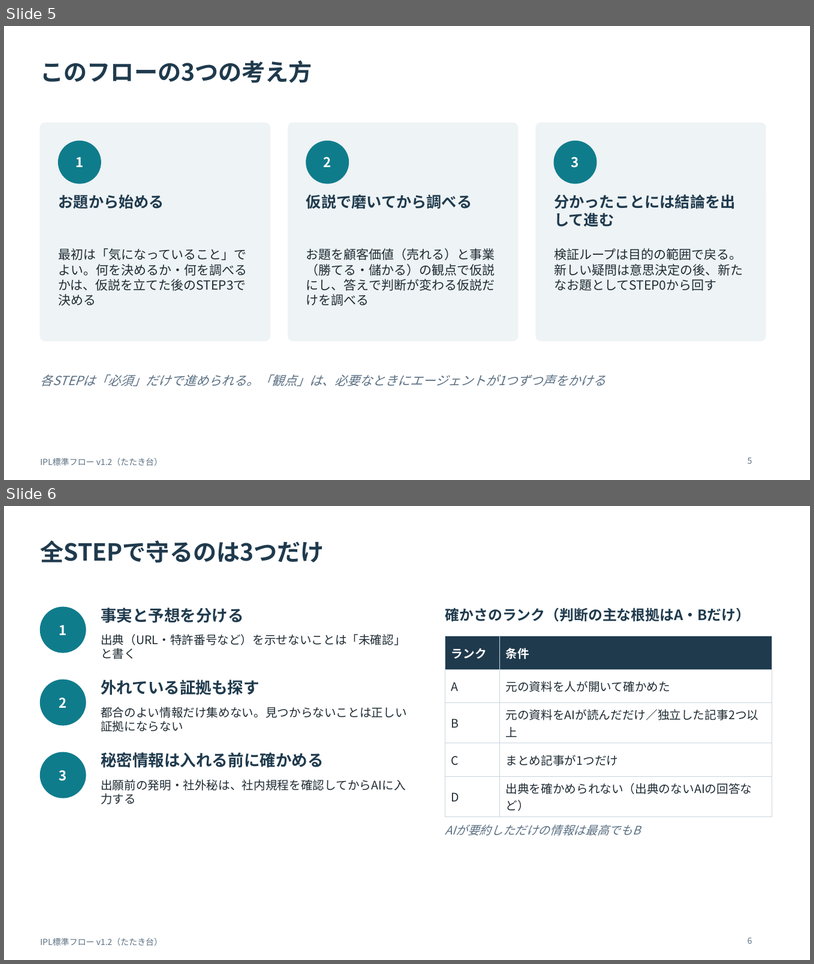
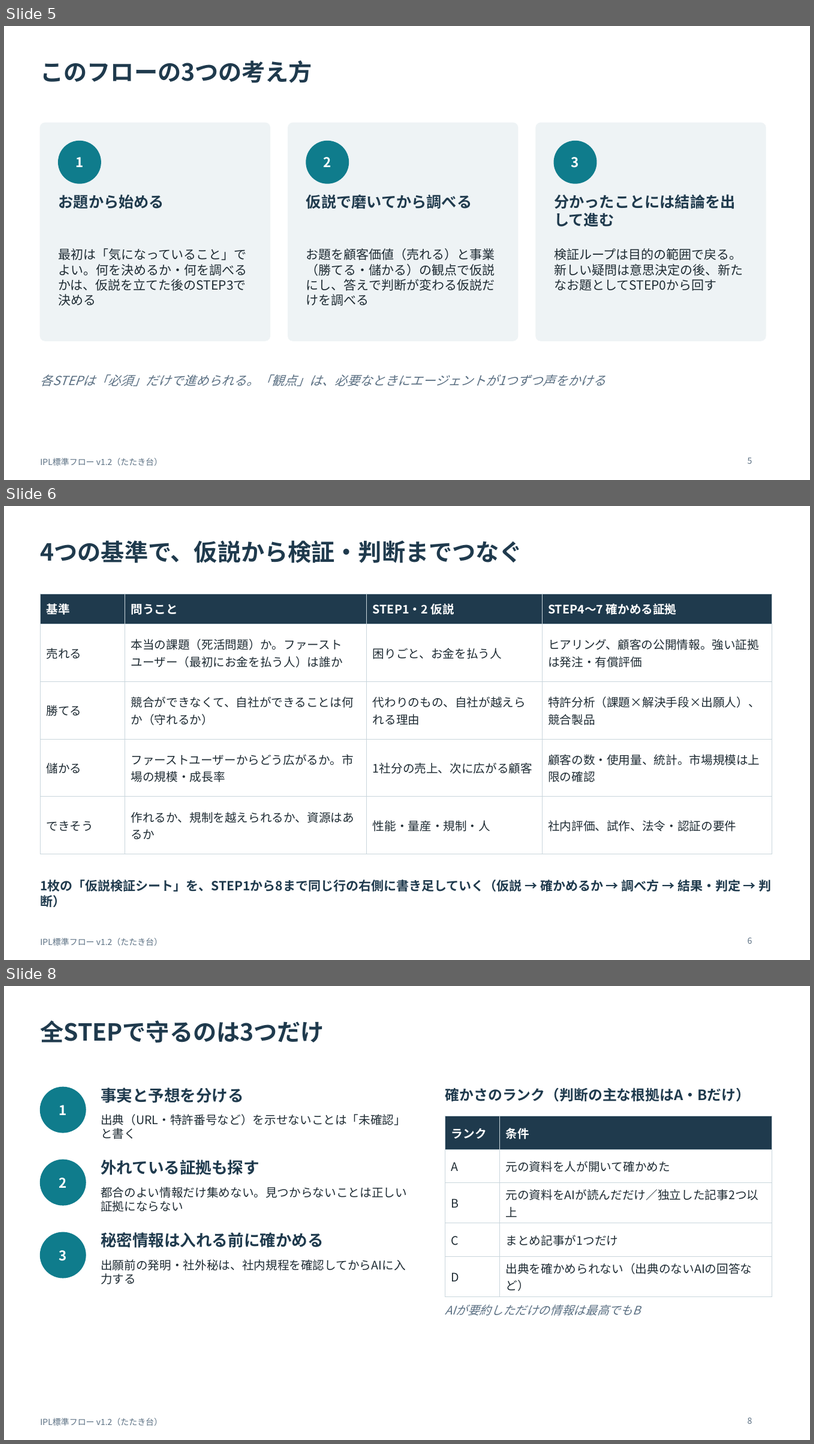
Before and after one commit to utpm6342836-cloud/IPL, a slide deck: deliverables/IPL標準フロー_説明資料_v1.2.pptx. Shown one above the other, each under a label of ours: slides 5 and 6 before the commit, slides 5, 6 and 8 after it; the slides between them are not shown. The pictures are 814x964 and 814x1444 pixels, drawn with LibreOffice and Linux fonts; fonts in the diff are those of the drawing. Boxes give left, top, right and bottom in pixels: in the first picture for what was removed or moved away, otherwise in the second. Text is boxed around its words. In the diff, an @@ line names an element or a change of style, - is before the commit and + after.

```diff
--- a/deliverables/IPL標準フロー_説明資料_v1.2.pptx
+++ b/deliverables/IPL標準フロー_説明資料_v1.2.pptx
@@ slide 6 added at bbox=[4, 506, 810, 960], background #FFFFFF; not listed: 1 template element that a slide beside it also shows @@
@@ title added at bbox=[40, 540, 522, 563], 28 pt, text #1F3A4D, bold @@
+4つの基準で、仮説から検証・判断までつなぐ
@@ table added at bbox=[40, 594, 772, 841], 5 rows, 4 columns @@
+基準 | 問うこと | STEP1・2 仮説 | STEP4〜7 確かめる証拠
+売れる | 本当の課題（死活問題）か。ファーストユーザー（最初にお金を払う人）は誰か | 困りごと、お金を払う人 | ヒアリング、顧客の公開情報。強い証拠は発注・有償評価
+勝てる | 競合ができなくて、自社ができることは何か（守れるか） | 代わりのもの、自社が越えられる理由 | 特許分析（課題×解決手段×出願人）、競合製品
+儲かる | ファーストユーザーからどう広がるか。市場の規模・成長率 | 1社分の売上、次に広がる顧客 | 顧客の数・使用量、統計。市場規模は上限の確認
+できそう | 作れるか、規制を越えられるか、資源はあるか | 性能・量産・規制・人 | 社内評価、試作、法令・認証の要件
@@ text added at bbox=[40, 879, 772, 907], 15 pt, text #1F3A4D, bold @@
+1枚の「仮説検証シート」を、STEP1から8まで同じ行の右側に書き足していく（仮説 → 確かめるか → 調べ方 → 結果・判定 → 判断）
@@ page number added at bbox=[748, 937, 753, 943], 10 pt, text #5B7083 @@
+6
@@ what was slide 6 is now slide 8 @@
```
Also in this commit, not shown: 1 other slide added, 28 other files.
